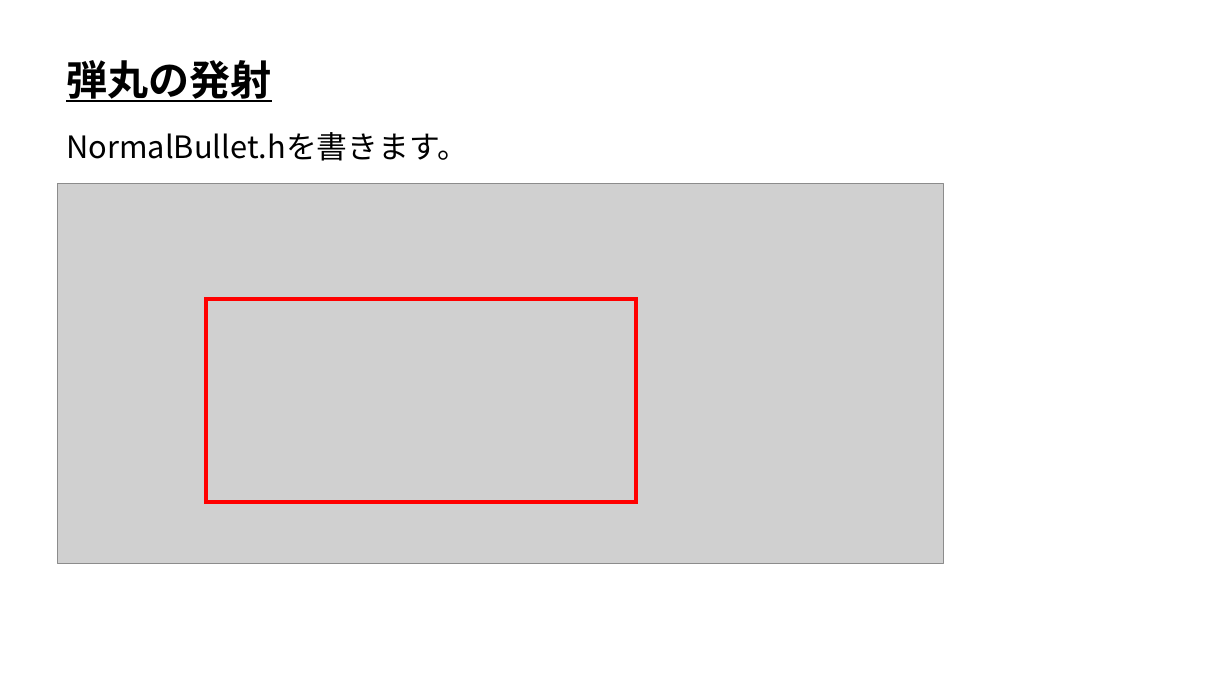
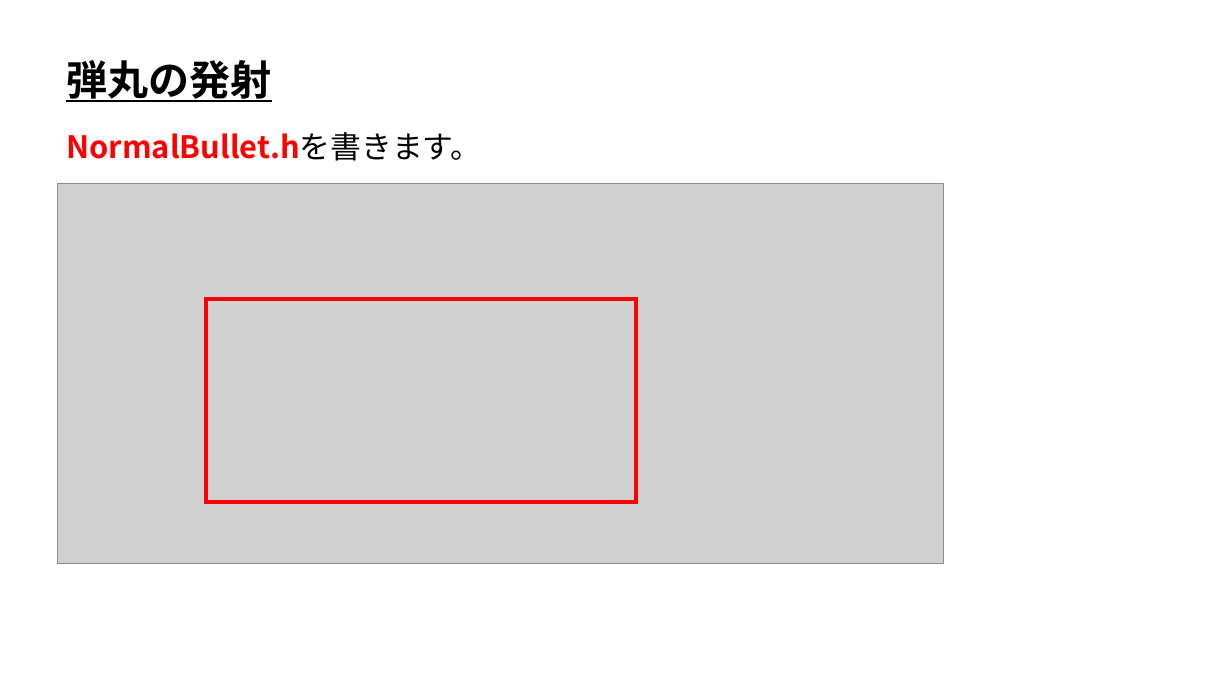
Before and after one commit to ArakiYusuke-Ohara/Textbook, a slide deck: slide 4 of ゲーム科3年/00_前期/ゲームエンジンⅤ/08_弾丸の発射.pptx. Drawn at 1232x693 pixels with LibreOffice and Linux fonts; fonts in the diff are those of the drawing; grey boxes stand for pictures. Boxes give left, top, right and bottom in pixels: in the first picture for what was removed or moved away, otherwise in the second. Text is boxed around its words. In the diff, an @@ line names an element or a change of style, - is before the commit and + after.

```diff
--- a/ゲーム科3年/00_前期/ゲームエンジンⅤ/08_弾丸の発射.pptx
+++ b/ゲーム科3年/00_前期/ゲームエンジンⅤ/08_弾丸の発射.pptx
@@ text "NormalBullet.hを書きます。" at (66,132,481,161): text colour #000000 to #FF0000, bold on in "NormalBullet.hを書きます。" @@
```
Also in this commit, not shown: 1 other slide changed, 7 other files.
